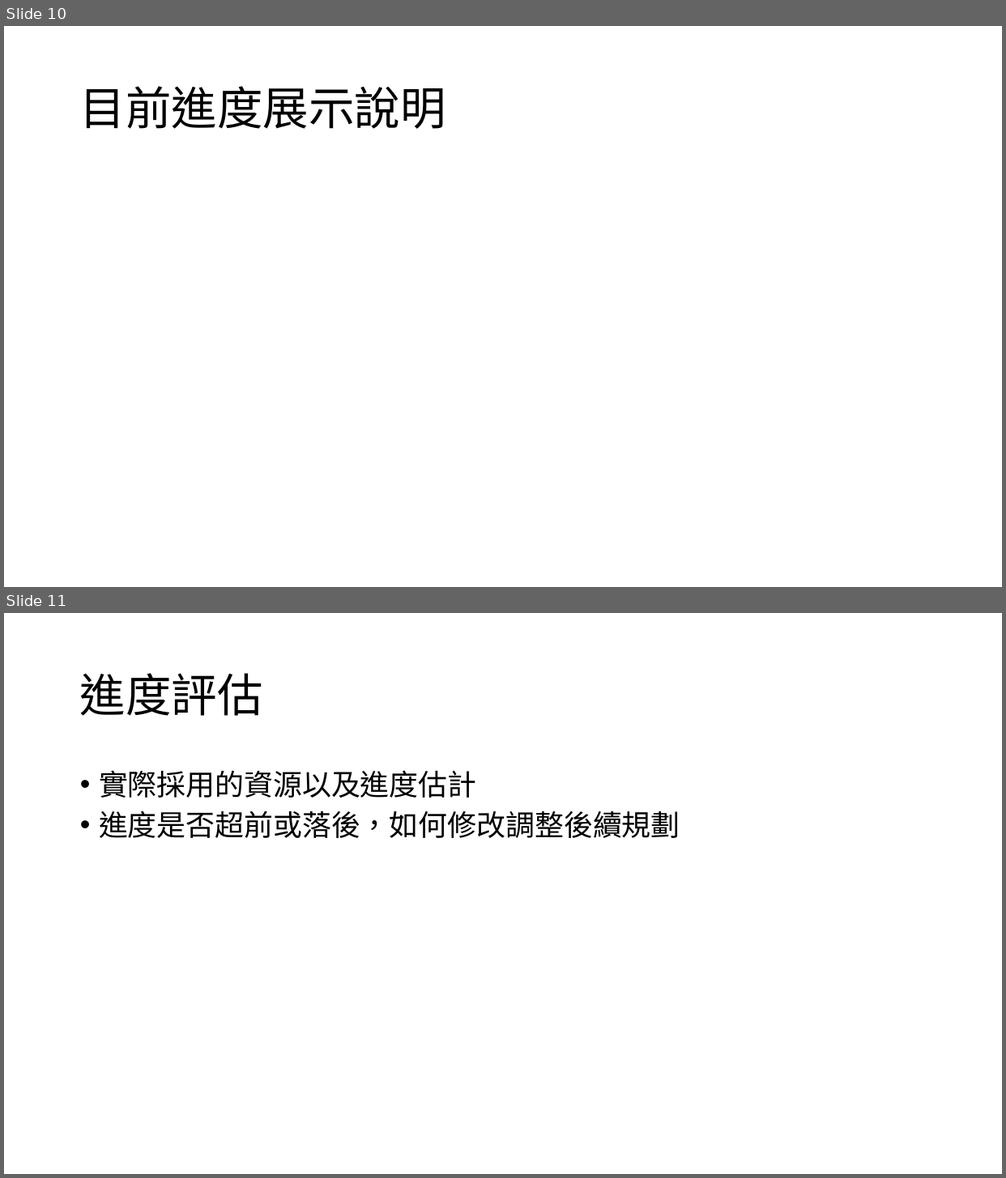
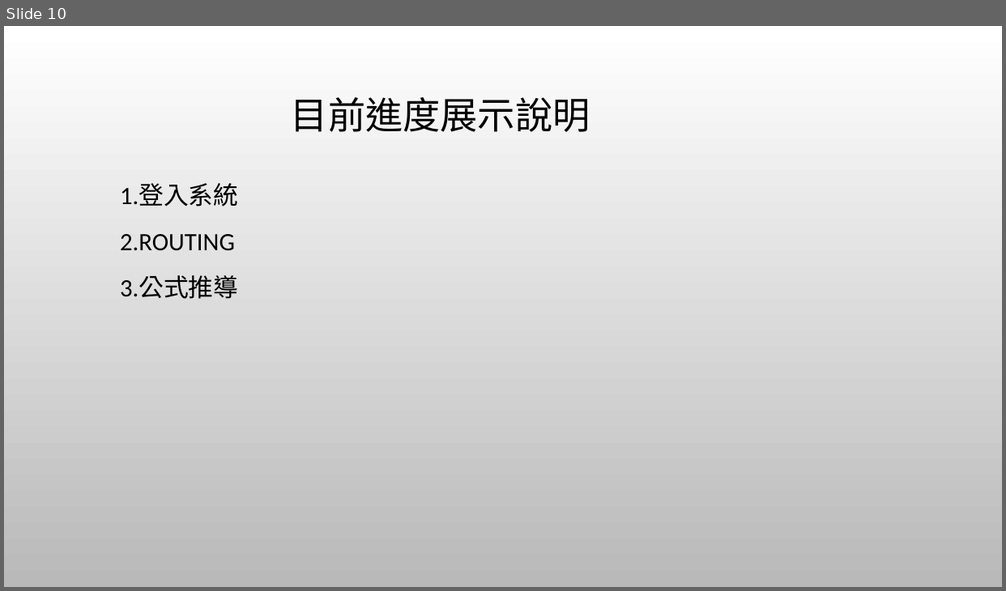
Before and after one commit to kai2june/me_courseSelecting, a slide deck: 期中檢查.pptx. Shown one above the other, each under a label of ours: slides 10 and 11 before the commit, slide 10 after it. The pictures are 1006x1178 and 1006x591 pixels, drawn with LibreOffice and Linux fonts; fonts in the diff are those of the drawing; background and template pictures are left out. Boxes give left, top, right and bottom in pixels: in the first picture for what was removed or moved away, otherwise in the second. Text is boxed around its words. In the diff, an @@ line names an element or a change of style, - is before the commit and + after.

Commit message:
期中檢查final
ppt修改

```diff
--- a/期中檢查.pptx
+++ b/期中檢查.pptx
@@ slide 11 removed at bbox=[4, 613, 1002, 1174], background #FFFFFF @@
@@ title removed at bbox=[80, 673, 263, 716] @@
-進度評估
@@ text removed at bbox=[99, 770, 680, 838] @@
-• 實際採用的資源以及進度估計
-• 進度是否超前或落後，如何修改調整後續規劃
@@ slide 10 changed as well @@
@@ background #FFFFFF to picture (left out) @@
@@ title "目前進度展示說明": place and size @@
-title "目前進度展示說明" at bbox=[80, 86, 446, 129]
+title "目前進度展示說明" at bbox=[291, 97, 590, 132]
@@ title "目前進度展示說明" at bbox=[291, 97, 590, 132]: size 44 to 36 pt, font Noto Sans CJK SC to Calibri; alignment left to centre @@
@@ text added at bbox=[120, 183, 239, 299], 24 pt, text #000000 @@
+1.登入系統
+2.ROUTING
+3.公式推導
```
Also in this commit, not shown: 8 other slides changed, 8 slides added, 1 other slide removed.
